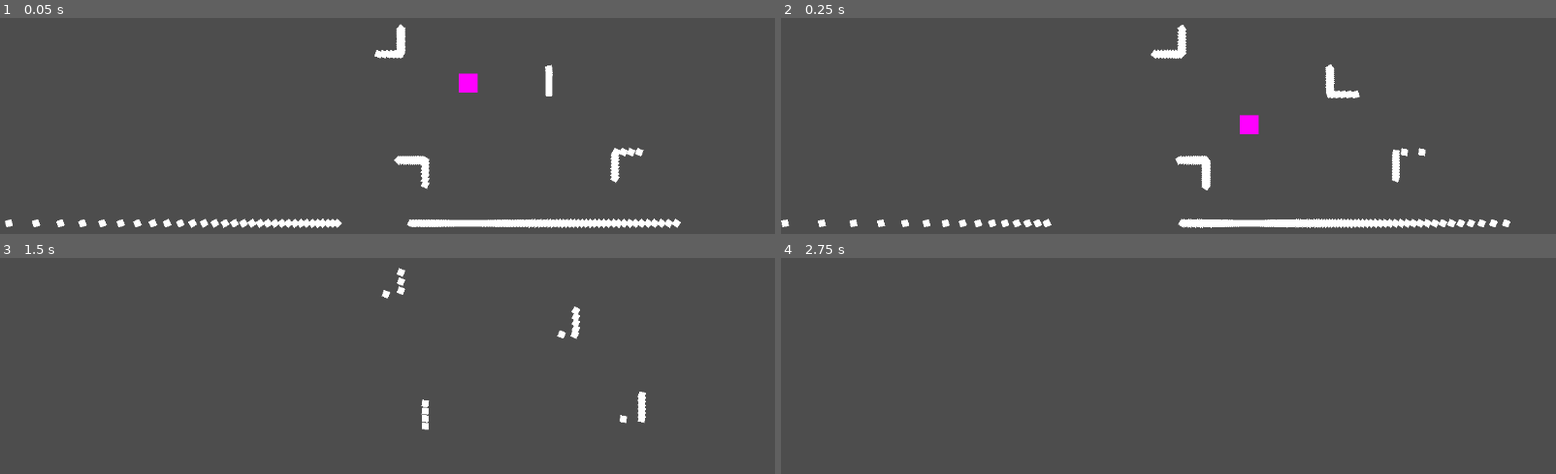
Above: before the commit, frames 1-4 (two rows, left to right).
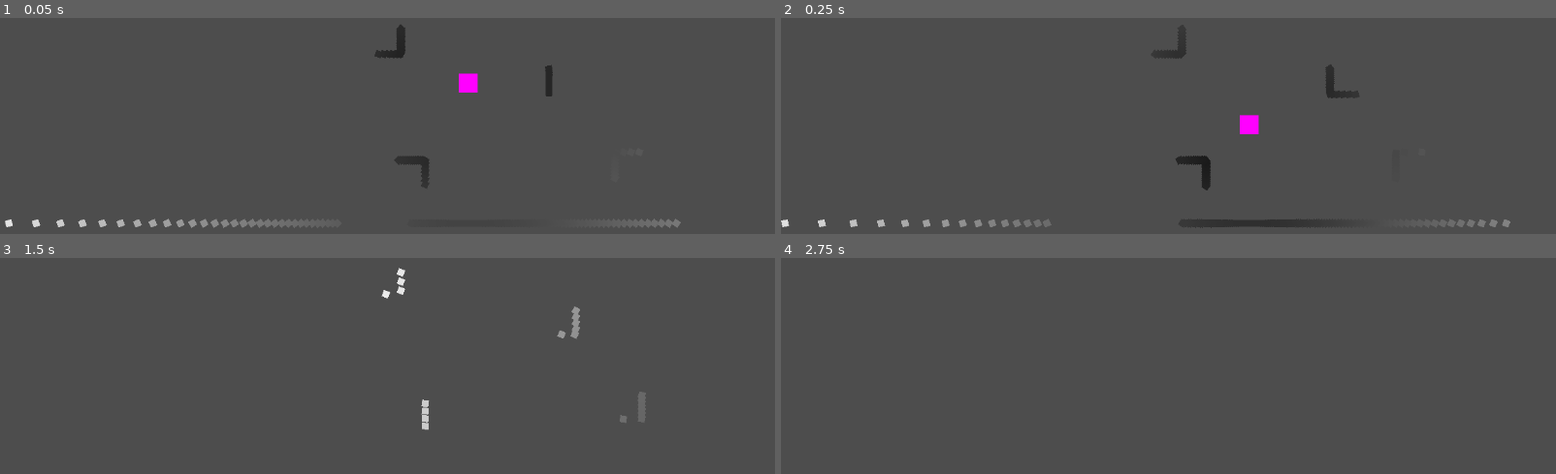
Above: after the commit, the same moments.

Repository: Kraaven/Chengalpettu
Game: Godot game, scene res://Scenes/MainWorld.tscn
The game is run twice, just before and just after one commit, with the same random seed, the same clock (stepped at 60 frames per second) and the same inputs.
Inputs:
- Up to frame 1 (0.05 s): no input
- Up to frame 2 (0.25 s): no input
- Up to frame 3 (1.5 s): tap Enter (ui_accept) at 0.5, 0.77 s; hold Right (ui_right) from 0.53 s (still down)
- Up to frame 4 (2.75 s): tap Enter (ui_accept) at 1.52 s; release Right (ui_right) at 2.03 s; hold Left (ui_left) from 2.03 s (still down)

The runs differ from the first frame. In frame 1, 3.1% of the frame differs, in the area x 0-88%, y 2-98%; in frame 2, 3.0%; in frame 3, 0.5%; in frame 4, nothing differs.

Commit message:
added color

Diff:
--- a/Scenes/Raycasts.gd
+++ b/Scenes/Raycasts.gd
@@ -11,9 +11,8 @@
 		R.rotation_degrees = i
 		Rays.append(R)
 	print(Rays.size())
+	Rays[0].show = true
 
 
 
-# Called every frame. 'delta' is the elapsed time since the previous frame.
-func _process(delta):
-	pass
+# Called every frame. 'delta' is the elapsed time since the previous frame
--- a/scripts/detection_ray.gd
+++ b/scripts/detection_ray.gd
@@ -2,8 +2,13 @@
 
 var EcoP = preload("res://Scenes/EchoParticle.tscn")
 var P
+var D = 0.0
+var X
+var Yoffset = 0.0
+var show = false
 # Called when the node enters the scene tree for the first time.
 func _ready():
+	Yoffset = target_position.y
 	P = EcoP.instantiate()
 	add_child(P)
 
@@ -11,9 +16,14 @@
 # Called every frame. 'delta' is the elapsed time since the previous frame.
 func _process(delta):
 	if(is_colliding()):
+		X = get_collision_point()
 		P.visible = true
-		P.global_position = get_collision_point()
-		print(rotation_degrees," has a hit")
+		P.global_position = X
+
+		D = global_position.distance_to(X)
+		var C = Color(D/Yoffset,D/Yoffset,D/Yoffset,1.0)
+		if(show):
+			print(position)
+		P.modulate = C
 	else:
 		P.visible = false
-		print(rotation_degrees, " has not hit")
